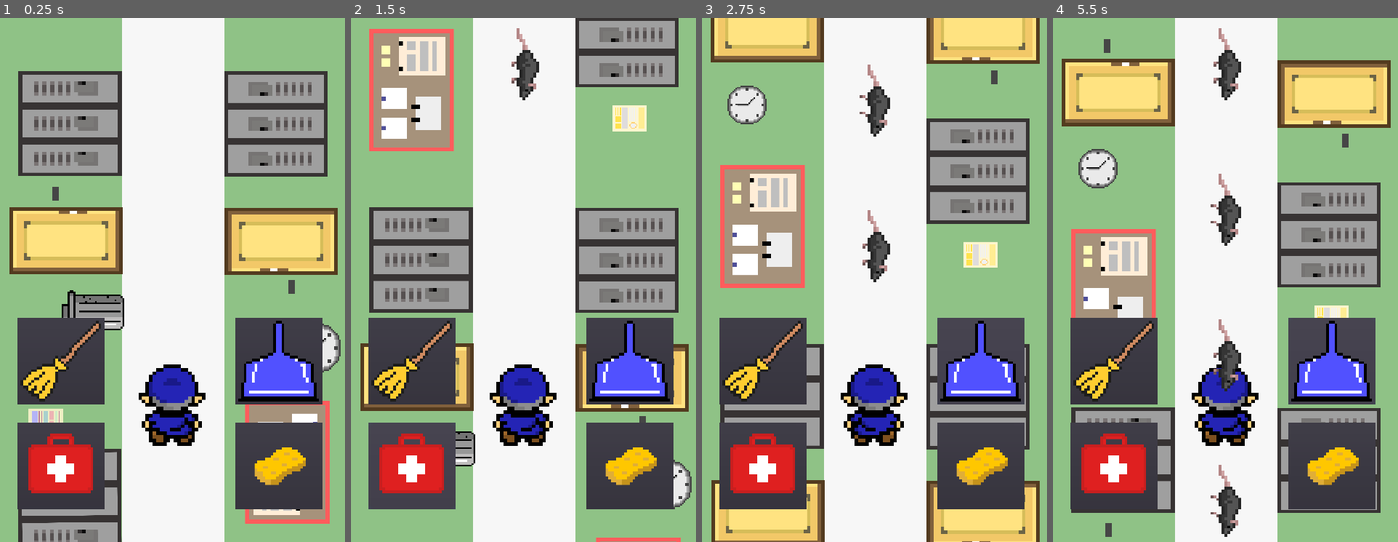
Above: before the commit, frames 1-4 (left to right).
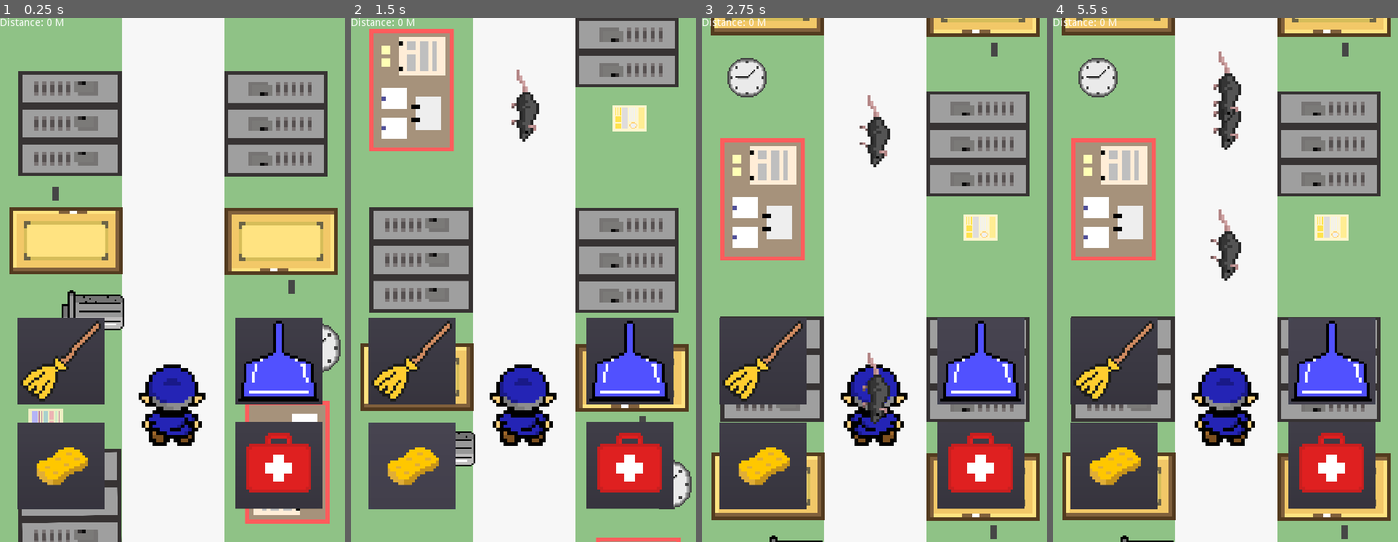
Above: after the commit, the same moments.

Repository: TheBroham7/Project-Sweep
Game: Godot game, scene res://scenes/main.tscn
Two runs of this game, one before a commit and one after it. Both use one fixed random seed, a clock stepped at 60 frames per second and the inputs below. The project has no main scene, so this scene is started directly.
Inputs (mouse positions are in pixels of both pictures, inside the frame that each line leads up to):
- Up to frame 1 (0.25 s): no input
- Up to frame 2 (1.5 s): click (630, 463) at 0.5 s; click (413, 463) at 1.25 s
- Up to frame 3 (2.75 s): click (981, 358) at 2 s
- Up to frame 4 (5.5 s): click (1115, 358) at 2.75 s; click (1332, 463) at 3.5 s; click (1115, 463) at 4.25 s; click (1332, 358) at 5 s

The runs differ from the first frame. In frame 1, 3.8% of the frame differs, in the area x 0-94%, y 0-94%; in frame 2, 4.8%; in frame 3, 31%; in frame 4, 41%, in the area x 0-98%, y 0-100%.

Commit message:
general-fixes
added some randomness to the rat scene. Added labels and functions for the powerups. Tweaked health bar variables

Diff:
--- a/scenes/HUD.tscn
+++ b/scenes/HUD.tscn
@@ -8,3 +8,4 @@
 [node name="ScoreLabel" type="Label" parent="."]
 margin_right = 40.0
 margin_bottom = 14.0
+text = "Distance: 0 M"
--- /dev/null
+++ b/scenes/broom.gd
@@ -0,0 +1 @@
+extends Sprite
--- /dev/null
+++ b/scenes/broom.tscn
@@ -0,0 +1,9 @@
+[gd_scene load_steps=3 format=2]
+
+[ext_resource path="res://assets/weapons/weapon_broom.png" type="Texture" id=1]
+[ext_resource path="res://scenes/broom.gd" type="Script" id=2]
+
+[node name="Sprite" type="Sprite"]
+scale = Vector2( 0.1, 0.1 )
+texture = ExtResource( 1 )
+script = ExtResource( 2 )
--- a/scenes/main.tscn
+++ b/scenes/main.tscn
@@ -29,7 +29,10 @@
 [node name="MobSpawnPoint" type="Position2D" parent="."]
 position = Vector2( 238, -40 )
 
+[connection signal="stop" from="SchoolBackground" to="Player" method="_on_SchoolBackground_stop"]
 [connection signal="body_entered" from="Player" to="SchoolBackground" method="_on_Player_body_entered"]
+[connection signal="strike" from="Player" to="." method="_on_Player_strike"]
 [connection signal="timeout" from="MobTimer" to="." method="_on_MobTimer_timeout"]
 [connection signal="block" from="weapon_buttons" to="Player" method="_on_weapon_buttons_block"]
+[connection signal="broom" from="weapon_buttons" to="Player" method="_on_weapon_buttons_broom"]
 [connection signal="swing" from="weapon_buttons" to="Player" method="_on_weapon_buttons_swing"]
--- a/scenes/power_ups.tscn
+++ b/scenes/power_ups.tscn
@@ -12,18 +12,28 @@
 
 [node name="FirstAid" type="Button" parent="."]
 margin_left = 400.0
-margin_top = 560.0
+margin_top = 559.0
 margin_right = 1628.0
-margin_bottom = 1782.0
+margin_bottom = 1781.0
 rect_scale = Vector2( 0.13, 0.13 )
-icon = ExtResource( 1 )
+icon = ExtResource( 3 )
+
+[node name="FirstAidCount" type="Label" parent="FirstAid"]
+margin_right = 40.0
+margin_bottom = 14.0
+text = "03"
 
 [node name="Sponge" type="Button" parent="."]
 margin_top = 560.0
 margin_right = 1228.0
 margin_bottom = 1782.0
 rect_scale = Vector2( 0.13, 0.13 )
-icon = ExtResource( 3 )
+icon = ExtResource( 1 )
+
+[node name="SpongeCount" type="Label" parent="Sponge"]
+margin_right = 40.0
+margin_bottom = 14.0
+text = "03"
 
 [connection signal="pressed" from="FirstAid" to="." method="_on_FirstAid_pressed"]
 [connection signal="pressed" from="Sponge" to="." method="_on_Sponge_pressed"]
--- a/scripts/Rat.gd
+++ b/scripts/Rat.gd
@@ -1,7 +1,7 @@
 extends RigidBody2D
 
 var rat_health = 3
-var velocity = Vector2(0, 200)
+var velocity = Vector2(0.0, rand_range(50.0, 400.0))
 
 func _ready():
 	pass
--- a/scripts/SchoolBackground.gd
+++ b/scripts/SchoolBackground.gd
@@ -1,6 +1,7 @@
 extends ParallaxBackground
+signal stop
 
-export (float) var scrolling_speed = 150
+export (float) var scrolling_speed = 150.0
 
 export(PackedScene) var mob_scene
 
@@ -10,5 +11,6 @@
 func _process(delta):
 	scroll_offset.y += scrolling_speed * delta
 
-func _on_Player_body_entered(body):
+func _on_Player_body_entered(_body):
 	scrolling_speed = 0
+	emit_signal("stop")
--- a/scripts/main.gd
+++ b/scripts/main.gd
@@ -1,8 +1,6 @@
 extends Node2D
 
-var timer = 0
-export var spawnTime = 4
-
+export (float) var spawnTime = rand_range(5.0, 30.0)
 var rat = preload("res://scenes/Rat.tscn")
 
 func _ready():
--- a/scripts/player.gd
+++ b/scripts/player.gd
@@ -3,9 +3,10 @@
 signal strike
 signal dead
 
-
+var player_health = 5
 var screen_size
 export var speed = 200
+var broom = preload("res://scenes/broom.tscn")
 
 func _process(_delta):
 	if $Animation.animation == 'walk':
@@ -31,18 +32,20 @@
 	$Swing.play()
 
 
-func _on_Player_body_entered(body):
+func _on_Player_body_entered(_body):
 	if $Animation.animation == 'walk':
-		hide()
-		emit_signal('dead')
-		$CollisionShape2D.set_deferred("disabled", true)
+		player_health -= 1
 	elif $Animation.animation == 'swing':
 		emit_signal("strike")
+	elif $Animation.animation == 'block':
+		emit_signal("block")
 
 
 func _on_AnimationTimer_timeout():
 	$Animation.play()
 	$Animation.animation = 'walk'
+
+
 
 func _on_weapon_buttons_swing():
 	$AnimationTimer.start()
@@ -53,3 +56,11 @@
 	$AnimationTimer.start()
 	$Animation.play()
 	$Animation.animation = "block"
+
+func _on_SchoolBackground_stop():
+	$Animation.play()
+	$Animation.animation = 'idle'
+
+
+func _on_weapon_buttons_broom():
+	pass
--- a/scripts/power_ups.gd
+++ b/scripts/power_ups.gd
@@ -2,12 +2,23 @@
 
 signal first_aid
 signal sponge
+var spongecount = 3
+var firstaidcount = 3
 
 func _ready():
-	pass
+	$FirstAid/FirstAidCount.text = String(spongecount)
+	$Sponge/SpongeCount.text = String(firstaidcount)
 
 func _on_FirstAid_pressed():
-	emit_signal("first_aid")
+	if firstaidcount == 0:
+		$FirstAid.modulate = Color(255, 0, 0)
+	else:
+		emit_signal("first_aid")
+	firstaidcount -= 0
 
 func _on_Sponge_pressed():
-	emit_signal("sponge")
+	if spongecount == 0:
+		$Sponge.modulate = Color(255, 0, 0)
+	else:
+		emit_signal("sponge")
+	spongecount -= 0
